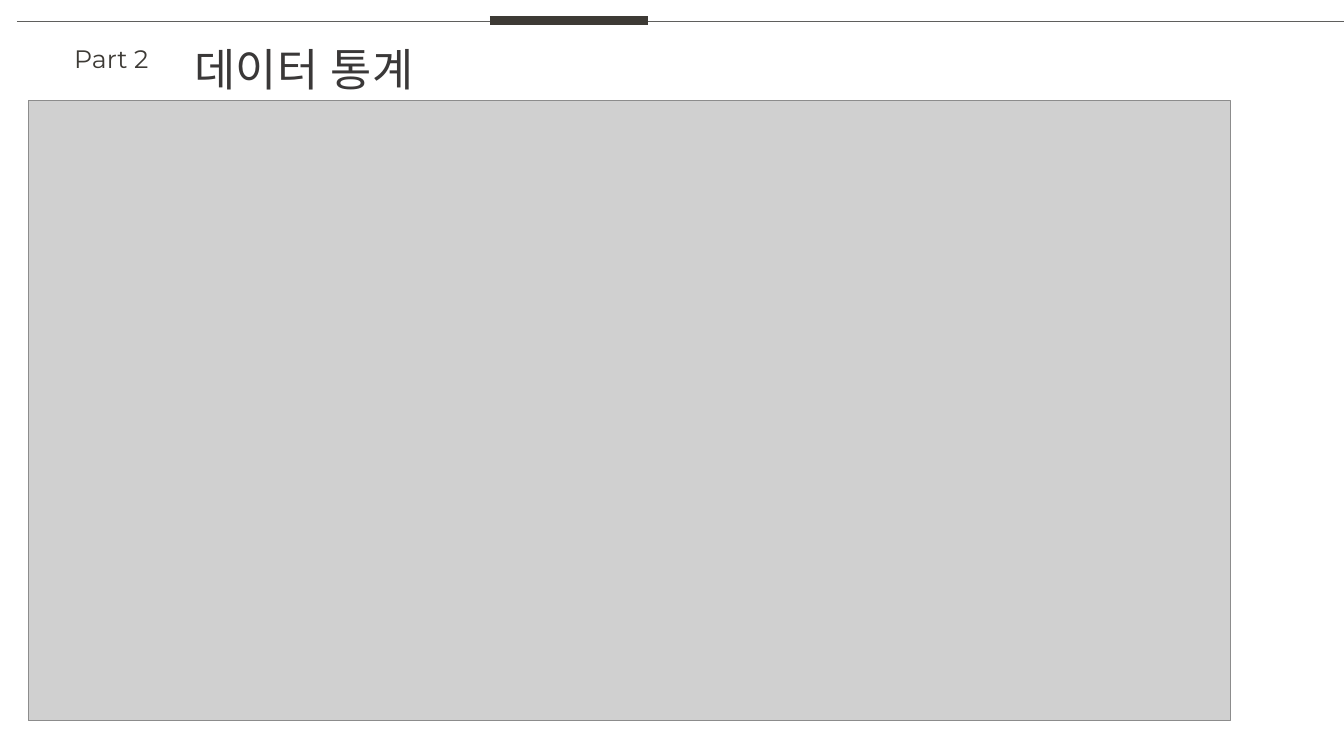
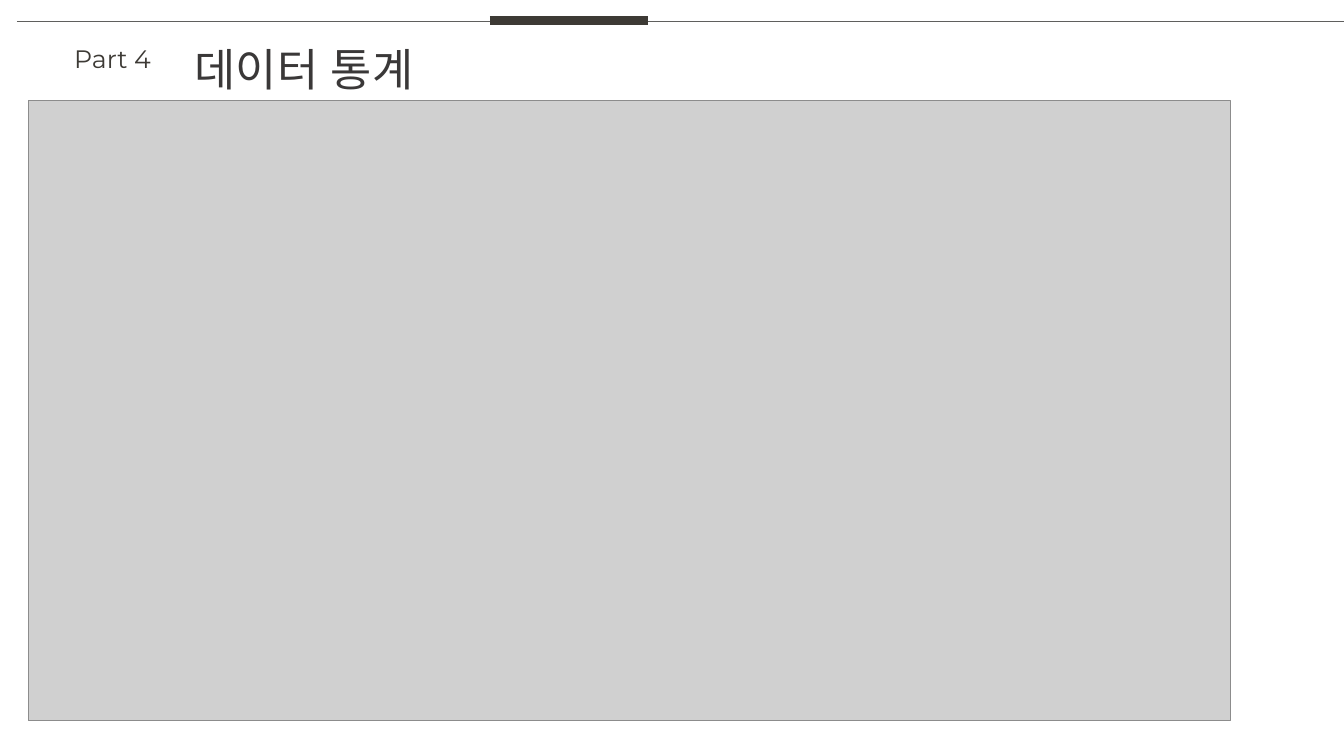
Before and after one commit to NararaDak/EntryPrj, a slide deck: slide 2 of files/eda_study.pptx. Drawn at 1344x756 pixels with LibreOffice and Linux fonts; fonts in the diff are those of the drawing; grey boxes stand for pictures. Boxes give left, top, right and bottom in pixels: in the first picture for what was removed or moved away, otherwise in the second. Text is boxed around its words. In the diff, an @@ line names an element or a change of style, - is before the commit and + after.

```diff
--- a/files/eda_study.pptx
+++ b/files/eda_study.pptx
@@ text at <box>74,50,151,68</box>: text changed @@
-Part 2
+Part 4
```
Also in this commit, not shown: 2 other slides changed, 1 other file.
